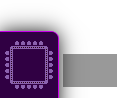
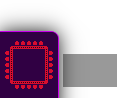
Two versions of the same layered image (117px x 98px). Layer-by-layer changes:
moved "dots" into group "purple" over [11, 47, 47, 83]
hid "core", moved it into group "purple" over [5, 41, 53, 89]
renamed "core #5" to "core high", moved it into group "purple", painted on it over [5, 41, 53, 89]
removed group "cpu #1" (2 layers) from group "purple" over [5, 41, 53, 89]
